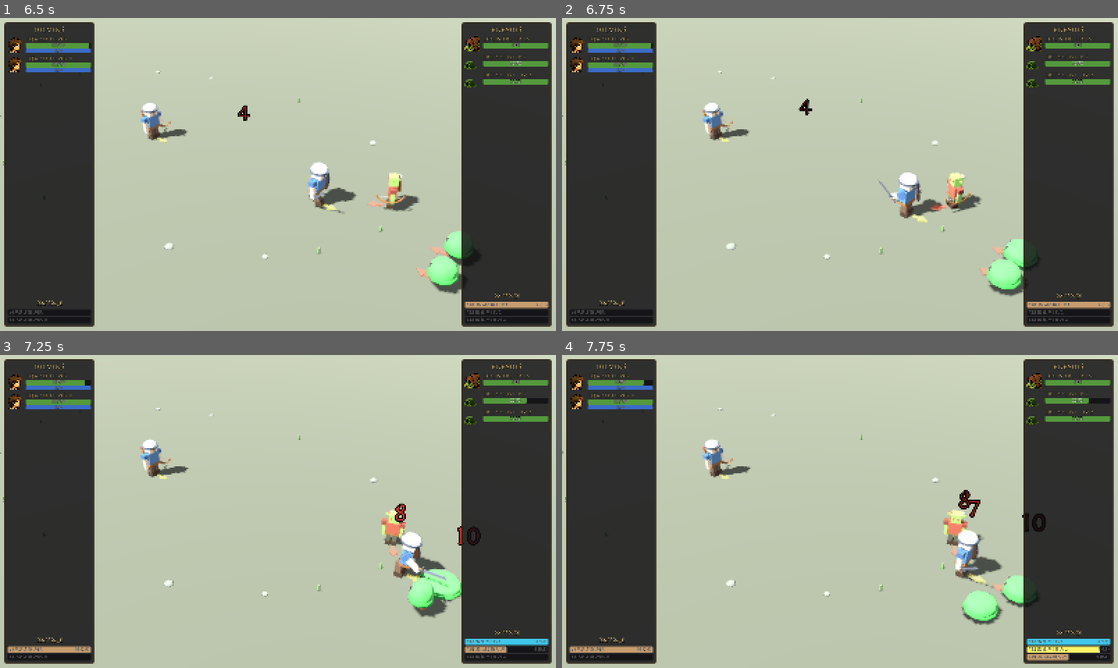
Above: before the commit, frames 1-4 (two rows, left to right).
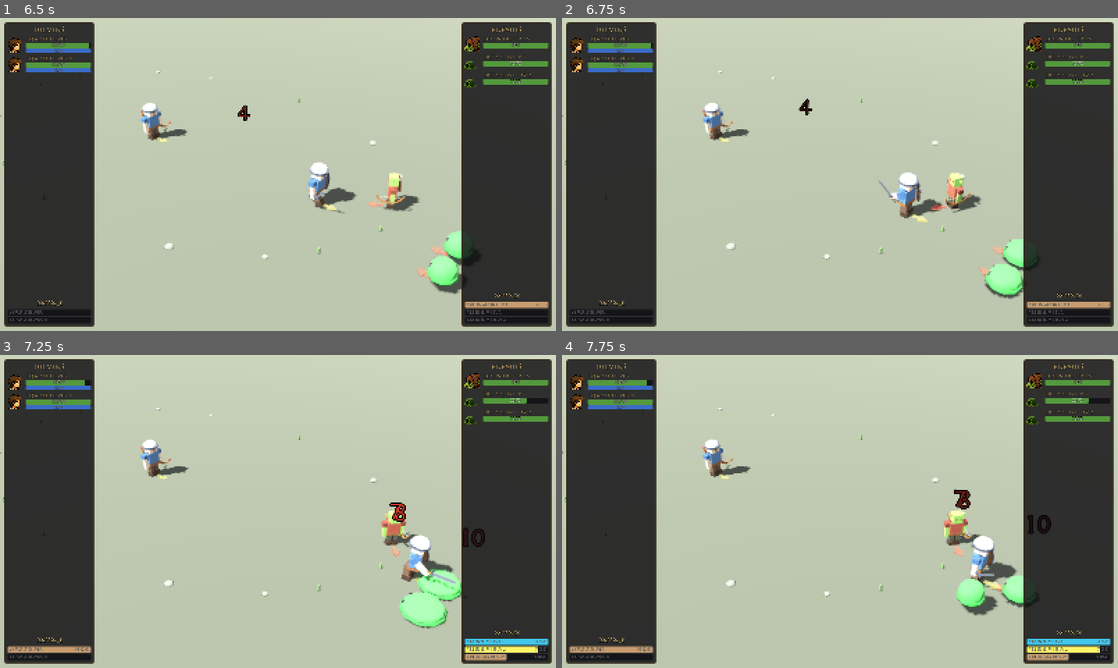
Above: after the commit, the same moments.

Repository: nexzitar/delvers
Game: Godot game, scene res://scenes/menus/menu.tscn
Same seed, same stepped clock (60 frames per second), same inputs: the game is played once before the commit and once after it. Sound files missing from this copy of the repository are replaced by a short silence.
Inputs (mouse positions are in pixels of both pictures, inside the frame that each line leads up to):
- Up to frame 1 (6.5 s): click "Enter" at 0.5 s; tap Enter at 1.25 s; move the mouse to (400, 158) at 1.27 s; click (400, 158) at 1.42 s; click "Embark" at 2 s; drag from (166, 190) to (250, 237) at 2.77 s; move the mouse to (333, 105) at 3.52 s; click (333, 105) at 3.67 s; drag from (250, 237) to (111, 127) at 4.27 s; move the mouse to (444, 221) at 5.02 s; click (444, 221) at 5.17 s; drag from (111, 127) to (194, 96) at 5.77 s
- Up to frame 2 (6.75 s): move the mouse to (867, 174) at 6.52 s; click (867, 174) at 6.67 s
- Up to frame 3 (7.25 s): no input
- Up to frame 4 (7.75 s): drag from (756, 433) to (728, 527) at 7.27 s

Frame 1 is identical in both runs. In frame 2, 0.5% of the frame differs, in the area x 76-83%, y 76-90%; in frame 3, 2.7%, in the area x 68-98%, y 47-98%; in frame 4, 2.6%.

Commit message:
Dual wielding in the 3D theater; melee closes to striking distance.
The rig gains an off-hand blade (mirrored carry, slightly smaller) and
a pose_swing_off that mirrors the chop envelope onto the left arm, the
factory maps off-hand weapons to it, and off-hand DAMAGE events now cue
the off-hand swing instead of re-triggering the main arm.

Melee units also keep closing to 70% of reach instead of stopping at
the very edge, so strikes read as contact — a slime corpse between a
hero and a goblin archer no longer looks like it blocks the way (the
sim never actually blocked; covered by a new corpse-fight regression).

Co-Authored-By: Claude Fable 5 <noreply@anthropic.com>

Diff:
--- /dev/null
+++ b/capture/proto3d/proto3d_dual_shot.gd
@@ -0,0 +1,73 @@
+extends Node3D
+
+## Renders a dual-wielding delver at carry, off-hand strike contact,
+## and main-hand strike contact, for visual verification.
+
+const DelverRig = preload("res://scripts/theater3d/delver_rig.gd")
+
+var out_dir := ProjectSettings.globalize_path("res://capture/proto3d/renders")
+
+func _ready():
+	get_viewport().msaa_3d = Viewport.MSAA_4X
+	_setup_world()
+
+	var carry = DelverRig.new({"sword": true, "off_sword": true})
+	carry.position = Vector3(-1.3, 0, 0)
+	carry.rotation_degrees = Vector3(0, 15, 0)
+	add_child(carry)
+	carry.pose_idle(0.0)
+
+	var off_strike = DelverRig.new({"sword": true, "off_sword": true})
+	off_strike.position = Vector3(0, 0, 0)
+	off_strike.rotation_degrees = Vector3(0, 35, 0)
+	add_child(off_strike)
+	off_strike.pose_swing_off(0.5 * DelverRig.SWING_T)
+
+	var main_strike = DelverRig.new({"sword": true, "off_sword": true})
+	main_strike.position = Vector3(1.3, 0, 0)
+	main_strike.rotation_degrees = Vector3(0, 35, 0)
+	add_child(main_strike)
+	main_strike.pose_swing(0.5 * DelverRig.SWING_T)
+
+	_run()
+
+func _run():
+	await get_tree().create_timer(0.4).timeout
+	await RenderingServer.frame_post_draw
+	var img = get_viewport().get_texture().get_image()
+	img.save_png("%s/proto3d_dual.png" % out_dir)
+	get_tree().quit()
+
+func _setup_world():
+	var env := Environment.new()
+	env.background_mode = Environment.BG_COLOR
+	env.background_color = Color("23242c")
+	env.ambient_light_source = Environment.AMBIENT_SOURCE_COLOR
+	env.ambient_light_color = Color("b8c0d6")
+	env.ambient_light_energy = 0.7
+	env.tonemap_mode = Environment.TONE_MAPPER_FILMIC
+	var world_env := WorldEnvironment.new()
+	world_env.environment = env
+	add_child(world_env)
+
+	var sun := DirectionalLight3D.new()
+	sun.rotation_degrees = Vector3(-48, -32, 0)
+	sun.light_energy = 1.3
+	sun.shadow_enabled = true
+	add_child(sun)
+
+	var ground := MeshInstance3D.new()
+	var plane := PlaneMesh.new()
+	plane.size = Vector2(40, 40)
+	ground.mesh = plane
+	var mat := StandardMaterial3D.new()
+	mat.albedo_color = Color("55584a")
+	mat.roughness = 1.0
+	ground.material_override = mat
+	add_child(ground)
+
+	var camera := Camera3D.new()
+	camera.fov = 32
+	camera.position = Vector3(0, 1.5, 3.8)
+	add_child(camera)
+	camera.look_at(Vector3(0, 0.55, 0))
--- /dev/null
+++ b/capture/proto3d/proto3d_dual_shot.tscn
@@ -0,0 +1,6 @@
+[gd_scene load_steps=2 format=3]
+
+[ext_resource type="Script" path="res://capture/proto3d/proto3d_dual_shot.gd" id="1"]
+
+[node name="Proto3DDualShot" type="Node3D"]
+script = ExtResource("1")
--- a/capture/test_actor_factory_3d.gd
+++ b/capture/test_actor_factory_3d.gd
@@ -29,6 +29,17 @@
 	var archer = ActorFactory3D.build_hero({Equip.Position.MAIN_HAND: bow})
 	assert(archer.bow != null, "archer rig carries a bow")
 
+	var dagger = load("res://resources/gear/fast_dagger.tres")
+	var duelist = ActorFactory3D.build_hero({
+		Equip.Position.MAIN_HAND: sword,
+		Equip.Position.OFF_HAND: dagger,
+	})
+	assert(duelist.sword != null, "duelist main-hand blade")
+	assert(duelist.off_sword != null, "duelist off-hand blade")
+	assert(duelist.shield == null, "no shield when dual wielding")
+	duelist.pose_swing_off(0.5)
+	duelist.free()
+
 	var slime = ActorFactory3D.build_enemy(
 		load("res://resources/enemies/green_slime.tres")
 	)
--- a/capture/test_roster_battle.gd
+++ b/capture/test_roster_battle.gd
@@ -27,5 +27,34 @@
 			get_tree().quit()
 			return
 
+	# A slime dying at the hero's feet must not block the way to the
+	# goblin archer standing behind it.
+	var delver = load("res://resources/heroes/default_delver.tres").duplicate(true)
+	delver.equipped = {
+		Equip.Position.MAIN_HAND: load("res://resources/gear/starter_sword.tres")
+	}
+	var skills: Array[SkillDefinition] = [
+		load("res://resources/skills/auto_attack.tres")
+	]
+	delver.starting_skills = skills
+	var combat2 = CombatState.new()
+	combat2.setup_combat([delver], [GREEN_SLIME, GOBLIN_ARCHER])
+	var hero = combat2.heroes[0]
+	combat2.enemies[0].position = hero.position + Vector2(40, 0)
+	combat2.enemies[1].position = hero.position + Vector2(300, 0)
+	var steps2 := 0
+	while not combat2.combat_over and steps2 < 3000:
+		combat2.update(0.1)
+		steps2 += 1
+	assert(steps2 < 3000, "corpse fight finishes")
+	var goblin_id = combat2.enemies[1].entity_id
+	assert(
+		combat2.combat_log.events.any(
+			func(e): return e.type == CombatEvent.EventType.DAMAGE \
+				and e.target_id == goblin_id and e.source_id == hero.entity_id
+		),
+		"hero reached the goblin past the corpse"
+	)
+
 	print("PASS roster battles all finished")
 	get_tree().quit()
--- a/scripts/combat/combat_entity.gd
+++ b/scripts/combat/combat_entity.gd
@@ -109,8 +109,10 @@
 	if _try_special_skills(combat_state):
 		return
 
+	# Attacks fire anywhere inside range, but melee keeps closing to
+	# comfortable striking distance before settling.
 	var in_range = combat_state.in_attack_range(self, target)
-	if in_range:
+	if combat_state.within_stop_range(self, target):
 		combat_state.stop_movement(self)
 		combat_state.face_target(self, target)
 	else:
--- a/scripts/combat/combat_state.gd
+++ b/scripts/combat/combat_state.gd
@@ -168,6 +168,16 @@
 	var skill = attacker.skills[0] if not attacker.skills.is_empty() else null
 	return can_use_skill_on(attacker, skill, target)
 
+## Where movement stops. Ranged units stop as soon as they can shoot;
+## melee closes to well inside reach so strikes read as contact instead
+## of edge-of-range pokes (and corpses in between don't look blocking).
+func within_stop_range(attacker, target) -> bool:
+	var skill = attacker.skills[0] if not attacker.skills.is_empty() else null
+	if skill and skill.delivery_type == SkillDefinition.DeliveryType.PROJECTILE:
+		return can_use_skill_on(attacker, skill, target)
+	var dist = attacker.position.distance_to(target.position)
+	return dist <= effective_range(attacker, skill) * 0.7
+
 ## Turns a stationary attacker toward its target (movement handles
 ## facing while walking), logging FACE when the direction meaningfully
 ## changes so the theater turns with it.
--- a/scripts/theater3d/actor_factory_3d.gd
+++ b/scripts/theater3d/actor_factory_3d.gd
@@ -32,8 +32,11 @@
 		else:
 			opts["sword"] = true
 	var off = equipped.get(Equip.Position.OFF_HAND)
-	if off and off.attack_speed <= 0.0:
-		opts["shield"] = true
+	if off:
+		if off.attack_speed > 0.0:
+			opts["off_sword"] = true
+		else:
+			opts["shield"] = true
 	if equipped.get(Equip.Position.HEAD):
 		opts["helmet"] = true
 	return opts
--- a/scripts/theater3d/delver_rig.gd
+++ b/scripts/theater3d/delver_rig.gd
@@ -17,6 +17,7 @@
 var leg_l: Node3D
 var leg_r: Node3D
 var sword: Node3D
+var off_sword: Node3D
 var shield: Node3D
 var bow: Node3D
 var arrow: Node3D
@@ -32,6 +33,9 @@
 ## The swing arc below was tuned around this grip; windup/recovery blend
 ## between the carry grip and it (the 55-degree pitch offset).
 const SWORD_SWING_BASE := Vector3(-10, 0, 20)
+## Off-hand (left) mirrors the Z cant.
+const OFF_SWORD_REST := Vector3(45, 0, -20)
+const OFF_SWORD_SWING_BASE := Vector3(-10, 0, -20)
 
 ## opts also takes a palette (skin/tunic/sleeve/pants/eyes as Colors,
 ## hair as Color or null for bald) plus ears:true for goblin-style ears,
@@ -88,6 +92,14 @@
 		sword.rotation_degrees = SWORD_REST
 		arm_r.add_child(sword)
 
+	if opts.get("off_sword", false):
+		off_sword = Builder.build_sword()
+		off_sword.position = Vector3(0.02, -0.36, 0.07)
+		off_sword.rotation_degrees = OFF_SWORD_REST
+		# A touch smaller so the off-hand blade reads as the lighter one.
+		off_sword.scale = Vector3.ONE * 0.88
+		arm_l.add_child(off_sword)
+
 	if opts.get("shield", false):
 		shield = Builder.build_shield()
 		shield.position = Vector3(0.09, -0.16, 0.07)
@@ -132,6 +144,8 @@
 	spine.position = Vector3(0, 0.4, 0)
 	if sword:
 		sword.rotation_degrees = SWORD_REST
+	if off_sword:
+		off_sword.rotation_degrees = OFF_SWORD_REST
 	if bow:
 		bow.rotation_degrees = BOW_REST
 		arrow.visible = false
@@ -157,61 +171,75 @@
 	head.rotation.x = -0.06
 	spine.position.y = 0.4 + 0.03 * absf(cos(phase))
 
-## One overhead chop: wind up, strike, recover. t in [0, SWING_T].
-func pose_swing(t: float):
-	_reset_pose()
-	var p := clampf(t / SWING_T, 0.0, 1.0)
-	var arm_x: float
-	var arm_z: float
-	var twist: float
-	var lean: float
-	var guard: float
-	var lunge: float
-	var pitch: float
-	# Sign convention: positive X rotation swings a hanging limb BACKWARD.
-	# The blade pitch is chosen so blade angle (arm_x + pitch) sweeps from
-	# cocked-behind (-108deg) up over the head to forward (105deg) at contact.
+## Shared chop envelope: wind up, strike, recover. Sign convention:
+## positive X rotation swings a hanging limb BACKWARD. The blade pitch
+## makes blade angle (arm_x + pitch) sweep from cocked-behind up over
+## the head to forward at contact.
+func _swing_envelope(p: float) -> Dictionary:
+	var v := {}
 	if p < 0.38:
 		var k := smoothstep(0.0, 1.0, p / 0.38)
-		arm_x = lerpf(0.0, 2.2, k)
-		arm_z = lerpf(0.0, 0.5, k)
-		twist = lerpf(0.0, -0.35, k)
-		lean = 0.03
-		guard = lerpf(0.0, 0.2, k)
-		lunge = lerpf(0.0, -0.06, k)
-		pitch = lerpf(55.0, -234.0, k)
+		v.arm_x = lerpf(0.0, 2.2, k)
+		v.arm_z = lerpf(0.0, 0.5, k)
+		v.twist = lerpf(0.0, -0.35, k)
+		v.lean = 0.03
+		v.guard = lerpf(0.0, 0.2, k)
+		v.lunge = lerpf(0.0, -0.06, k)
+		v.pitch = lerpf(55.0, -234.0, k)
 	elif p < 0.52:
 		var k := smoothstep(0.0, 1.0, (p - 0.38) / 0.14)
-		arm_x = lerpf(2.2, -1.45, k)
-		arm_z = lerpf(0.5, -0.1, k)
-		twist = lerpf(-0.35, 0.4, k)
-		lean = lerpf(0.03, 0.14, k)
-		guard = lerpf(0.2, 0.5, k)
-		lunge = lerpf(-0.06, 0.14, k)
-		pitch = lerpf(-234.0, 188.0, k)
+		v.arm_x = lerpf(2.2, -1.45, k)
+		v.arm_z = lerpf(0.5, -0.1, k)
+		v.twist = lerpf(-0.35, 0.4, k)
+		v.lean = lerpf(0.03, 0.14, k)
+		v.guard = lerpf(0.2, 0.5, k)
+		v.lunge = lerpf(-0.06, 0.14, k)
+		v.pitch = lerpf(-234.0, 188.0, k)
 	else:
 		var k := smoothstep(0.0, 1.0, (p - 0.52) / 0.48)
-		arm_x = lerpf(-1.45, 0.0, k)
-		arm_z = lerpf(-0.1, 0.0, k)
-		twist = lerpf(0.4, 0.0, k)
-		lean = lerpf(0.14, 0.03, k)
-		guard = lerpf(0.5, 0.0, k)
-		lunge = lerpf(0.14, 0.0, k)
-		pitch = lerpf(188.0, 55.0, k)
-	arm_r.rotation.x = arm_x
-	arm_r.rotation.z = arm_z
-	spine.rotation.y = twist
-	spine.rotation.x = lean
+		v.arm_x = lerpf(-1.45, 0.0, k)
+		v.arm_z = lerpf(-0.1, 0.0, k)
+		v.twist = lerpf(0.4, 0.0, k)
+		v.lean = lerpf(0.14, 0.03, k)
+		v.guard = lerpf(0.5, 0.0, k)
+		v.lunge = lerpf(0.14, 0.0, k)
+		v.pitch = lerpf(188.0, 55.0, k)
+	return v
+
+## Main-hand overhead chop. t in [0, SWING_T].
+func pose_swing(t: float):
+	_reset_pose()
+	var v := _swing_envelope(clampf(t / SWING_T, 0.0, 1.0))
+	arm_r.rotation.x = v.arm_x
+	arm_r.rotation.z = v.arm_z
+	spine.rotation.y = v.twist
+	spine.rotation.x = v.lean
 	# Weight shift: sway back on the windup, into the blow on the strike.
-	spine.position.z = lunge
-	arm_l.rotation.x = -guard * 0.8
-	arm_l.rotation.z = -0.15 * guard
+	spine.position.z = v.lunge
+	arm_l.rotation.x = -v.guard * 0.8
+	arm_l.rotation.z = -0.15 * v.guard
 	# The blade pitches through the hand so it leads the arc and points
 	# at the target on contact instead of staying in carry grip.
 	if sword:
-		sword.rotation_degrees = SWORD_SWING_BASE + Vector3(pitch, 0, 0)
+		sword.rotation_degrees = SWORD_SWING_BASE + Vector3(v.pitch, 0, 0)
 	# Eyes stay on the target through the torso twist.
-	head.rotation.y = -twist * 0.5
+	head.rotation.y = -v.twist * 0.5
+
+## Mirrored chop with the off-hand weapon (dual wield).
+func pose_swing_off(t: float):
+	if off_sword == null:
+		pose_swing(t)
+		return
+	_reset_pose()
+	var v := _swing_envelope(clampf(t / SWING_T, 0.0, 1.0))
+	arm_l.rotation.x = v.arm_x
+	arm_l.rotation.z = -v.arm_z
+	spine.rotation.y = -v.twist
+	spine.rotation.x = v.lean
+	spine.position.z = v.lunge
+	arm_r.rotation.x = -v.guard * 0.4
+	off_sword.rotation_degrees = OFF_SWORD_SWING_BASE + Vector3(v.pitch, 0, 0)
+	head.rotation.y = v.twist * 0.5
 
 ## Crumple: torso pitches forward, knees fold, body sinks. Holds the
 ## final frame so corpses can stay on the field. t in [0, DEATH_T].
--- a/scripts/theater3d/theater_controller_3d.gd
+++ b/scripts/theater3d/theater_controller_3d.gd
@@ -113,6 +113,7 @@
 					_timeline.append({
 						"time": maxf(0.0, event.time - lead),
 						"kind": "swing", "id": event.source_id,
+						"off": event.off_hand,
 					})
 			CombatEvent.EventType.CAST_START:
 				var duration := 0.3
@@ -130,7 +131,7 @@
 	if item.kind == "swing":
 		var state = actors.get(item.id)
 		if state and state.mode != "dead":
-			state.mode = "attack"
+			state.mode = "attack_off" if item.get("off", false) else "attack"
 			state.anim_t = 0.0
 		return
 	_play_event(item.event)
@@ -301,14 +302,17 @@
 			"dead":
 				state.anim_t += delta
 				rig.pose_death(state.anim_t)
-			"attack":
+			"attack", "attack_off":
 				state.anim_t += delta
 				if state.is_slime:
 					rig.pose_attack(state.anim_t)
 					if state.anim_t >= SlimeRig.ATTACK_T:
 						state.mode = "idle"
 				else:
-					rig.pose_swing(state.anim_t)
+					if state.mode == "attack_off":
+						rig.pose_swing_off(state.anim_t)
+					else:
+						rig.pose_swing(state.anim_t)
 					if state.anim_t >= DelverRig.SWING_T:
 						state.mode = "idle"
 			"shoot":
Not shown, added: scripts/theater3d/aoe_telegraph_3d.gd.uid
Not shown, added: scripts/theater3d/target_arrow_3d.gd.uid
Not shown, added: scripts/theater3d/theater_controller_3d.gd.uid
